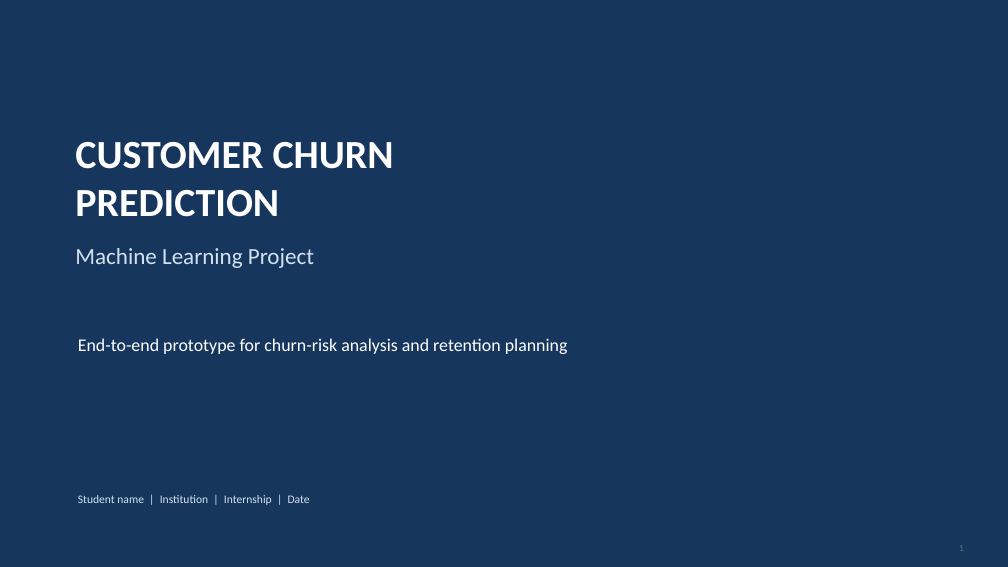
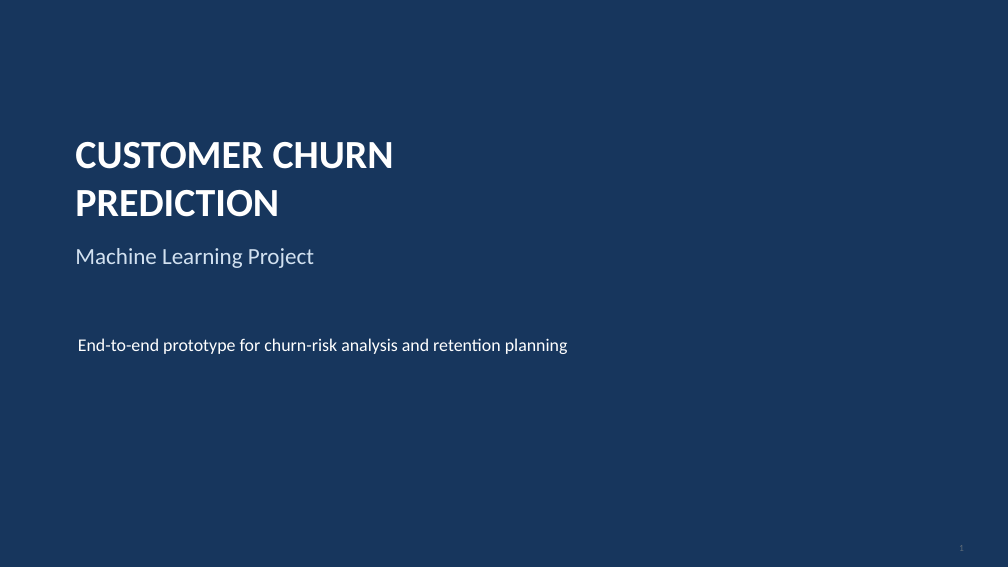
Before and after one commit to sathwickah007-lgtm/Customer_Churn_Prediction, a slide deck: slide 1 of Customer_Churn_Prediction_Project_Presentation.pptx. Drawn at 1008x567 pixels with LibreOffice and Linux fonts; fonts in the diff are those of the drawing. Boxes give left, top, right and bottom in pixels: in the first picture for what was removed or moved away, otherwise in the second. Text is boxed around its words. In the diff, an @@ line names an element or a change of style, - is before the commit and + after.

```diff
--- a/Customer_Churn_Prediction_Project_Presentation.pptx
+++ b/Customer_Churn_Prediction_Project_Presentation.pptx
@@ text removed at (78,495,310,505) @@
-Student name | Institution | Internship | Date
```
Also in this commit, not shown: 1 other slide changed, 1 other file.
